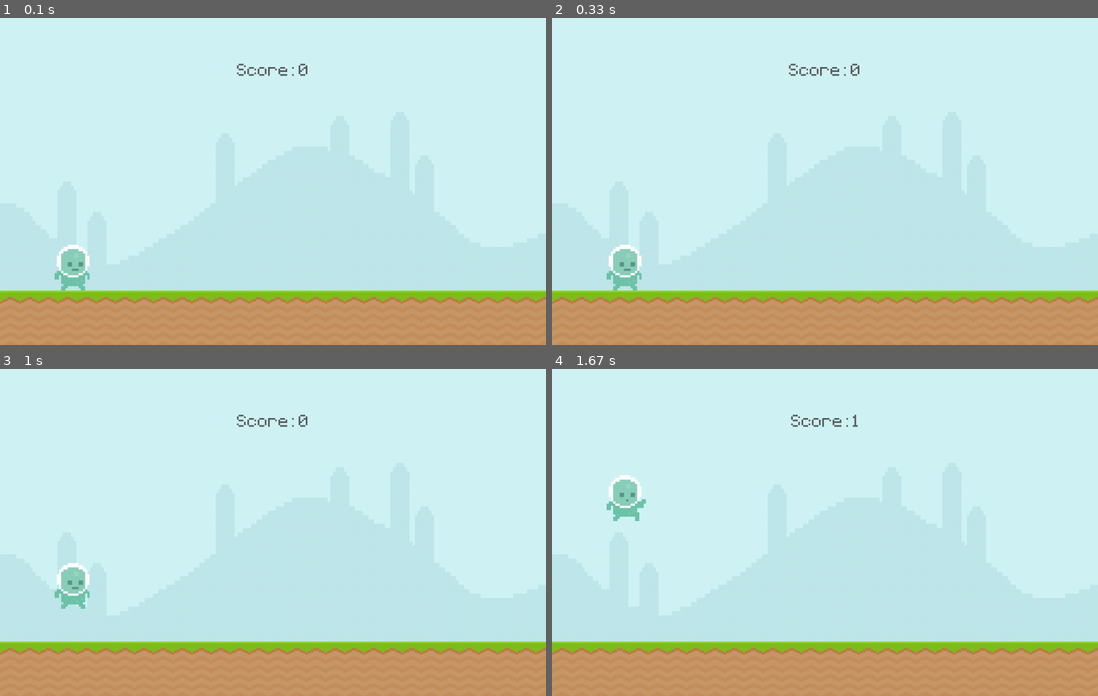
Above: before the commit, frames 1-4 (two rows, left to right).
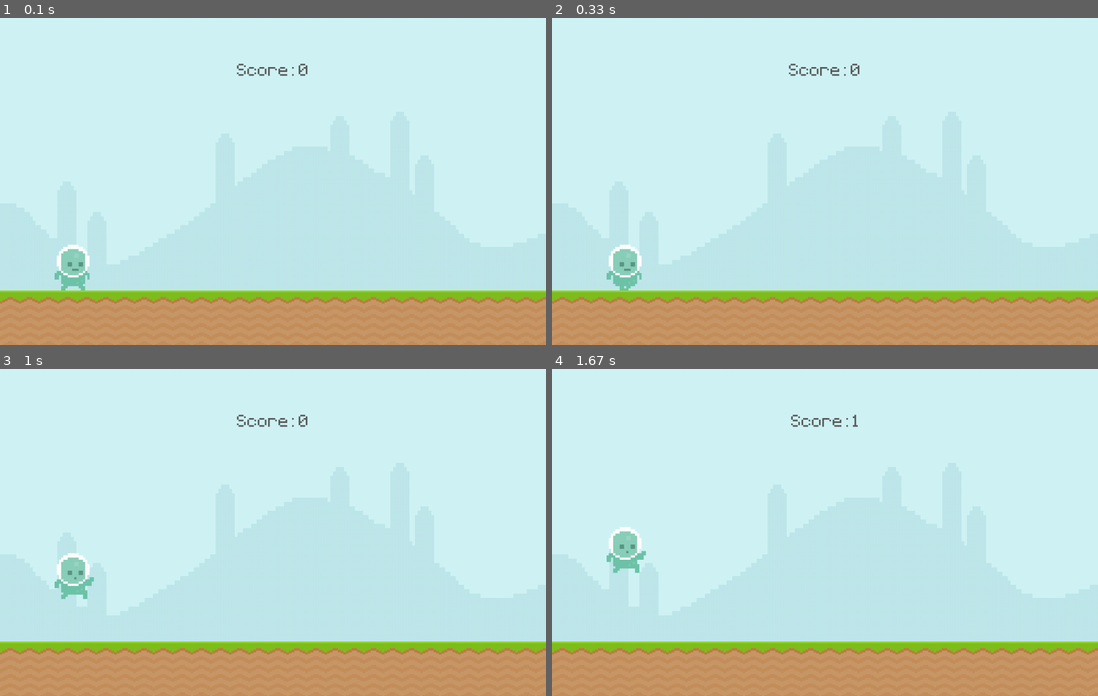
Above: after the commit, the same moments.

Repository: tokitou-san/Pygame-intro
Game: pygame game, started from main.py
Two runs of this game, one before a commit and one after it. Both use one fixed random seed, a clock stepped at 60 frames per second and the inputs below.
Inputs:
- Up to frame 1 (0.1 s): no input
- Up to frame 2 (0.33 s): no input
- Up to frame 3 (1 s): tap Space at 0.33, 0.73 s
- Up to frame 4 (1.67 s): tap Space at 1.03, 1.23, 1.57 s

Frame 1 is identical in both runs. In frame 2, less than 0.1% of the frame differs, in the area x 11-16%, y 82-84%; in frame 3, 0.7%; in frame 4, 1.4%, in the area x 10-18%, y 32-63%.

Commit message:
refactor: add Sprite class for player

Diff:
--- a/main.py
+++ b/main.py
@@ -1,6 +1,45 @@
 import pygame
 from sys import exit
 from random import randint
+
+class Player(pygame.sprite.Sprite):
+	def __init__(self) -> None:
+		super().__init__()
+
+		player_walk_1 = pygame.image.load("graphics/Player/player_walk_1.png").convert_alpha()
+		player_walk_2 = pygame.image.load("graphics/Player/player_walk_2.png").convert_alpha()
+		self.player_walk = [player_walk_1, player_walk_2]
+		self.player_index = 0
+		self.player_jumb = pygame.image.load("graphics/Player/jump.png").convert_alpha()
+
+		self.image = self.player_walk[self.player_index]
+		self.rect = self.image.get_rect(bottomleft = (100, 500))
+		self.gravity = 0
+
+	def get_rect(self):
+		return self.rect
+
+	def player_input(self):
+		keys = pygame.key.get_pressed()
+		if keys[pygame.K_SPACE] and self.rect.bottom >= 500:
+			self.gravity = -22
+
+	def player_gravity(self):
+		self.gravity += 1
+		self.rect.y += self.gravity
+		if self.rect.bottom >= 500: self.rect.bottom = 500
+
+	def player_animation(self):
+		if self.rect.bottom < 500: self.image = self.player_jumb
+		else:
+			self.player_index += 0.1
+			if self.player_index >= len(self.player_walk): self.player_index = 0
+			self.image = self.player_walk[int(self.player_index)]
+
+	def update(self):
+		self.player_input()
+		self.player_gravity()
+		self.player_animation()
 
 def update_score() -> int:
 	current_time = int(pygame.time.get_ticks() / 1000) - game_time
@@ -29,16 +68,6 @@
 		for obstacle in obstacles:
 			if player.colliderect(obstacle): return "over"
 	return "playing"
-
-def player_animation():
-	global player_surface, player_index
-
-	if player_rect.bottom < 300:
-		player_surface = player_jumb
-	else:
-		player_index += 0.1
-		if player_index > len(player_walk): player_index = 0
-		player_surface = player_walk[int(player_index)]
 
 pygame.init()
 screen = pygame.display.set_mode((1000, 600))
@@ -77,19 +106,9 @@
 fly_surface = fly_frames[fly_index]
 fly_speed = 5
 
-# Player
-player_walk_1 = pygame.image.load("graphics/Player/player_walk_1.png").convert_alpha()
-player_walk_2 = pygame.image.load("graphics/Player/player_walk_2.png").convert_alpha()
-player_jumb = pygame.image.load("graphics/Player/jump.png").convert_alpha()
-player_stand = pygame.image.load("graphics/Player/player_stand.png").convert_alpha()
-
-player_gravity = 0
-player_walk = [player_walk_1, player_walk_2]
-player_index = 0
-player_surface = player_walk[player_index]
-player_rect = player_surface.get_rect(bottomleft = (100, 500))
-player_stand = pygame.transform.rotozoom(player_stand, 0, 2)
-player_stand_rect = player_stand.get_rect(center = (500, 300))
+# Groups
+player = pygame.sprite.GroupSingle()
+player.add(Player())
 
 # Timer
 obstacle_event = pygame.USEREVENT + 1
@@ -110,9 +129,7 @@
 			exit()
 
 		if event.type == pygame.KEYDOWN:
-			if event.key == pygame.K_SPACE and game_state == "playing" and player_rect.bottom >= 500:
-				player_gravity = -22
-			elif event.key == pygame.K_SPACE and game_state == "over":
+			if event.key == pygame.K_SPACE and game_state == "over":
 				game_state = "playing"
 				game_time = int(pygame.time.get_ticks() / 1000)
 
@@ -142,35 +159,19 @@
 		obstacle_rect_list = obstacle_movement(obstacle_rect_list)
 
 		# Player
-		player_gravity += 1
-		player_rect.y += player_gravity
-		if player_rect.bottom >= 500: player_rect.bottom = 500
-		player_animation()
-		screen.blit(player_surface, player_rect)
+		player.draw(screen)
+		player.update()
 
 		# Game over
-		game_state = collisions(player_rect, obstacle_rect_list)
+		# game_state = collisions(player.get_rect(), obstacle_rect_list)
 
 	elif game_state == "over":
 		obstacle_rect_list.clear()
-		player_rect.bottomleft = (100, 500)
-		player_gravity = 0
+		screen.fill("Black")
 
-		screen.fill((94, 129, 162))
-		screen.blit(player_stand, player_stand_rect)
-
-		game_over_text_surface = text_surface.render("PyGame", False, "White")
-		game_over_text_surface_rect = game_over_text_surface.get_rect(center = (500, 100))
-		# Message
-		game_msg = msg_text_surface.render("Press Space to start", False, "White")
-		game_msg_rect = game_msg.get_rect(center = (500, 135))
-		# Score
-		game_score = msg_text_surface.render(f"Your Score: {score}", False, "White")
-		game_score_rect = game_score.get_rect(center = (500, 135))
-
+		game_over_text_surface = text_surface.render("Game Over!", False, "White")
+		game_over_text_surface_rect = game_over_text_surface.get_rect(center = (500, 300))
 		screen.blit(game_over_text_surface, game_over_text_surface_rect)
-		if score: screen.blit(game_score, game_score_rect)
-		else: screen.blit(game_msg, game_msg_rect)
 
 	pygame.display.update()
 	clock.tick(60)
